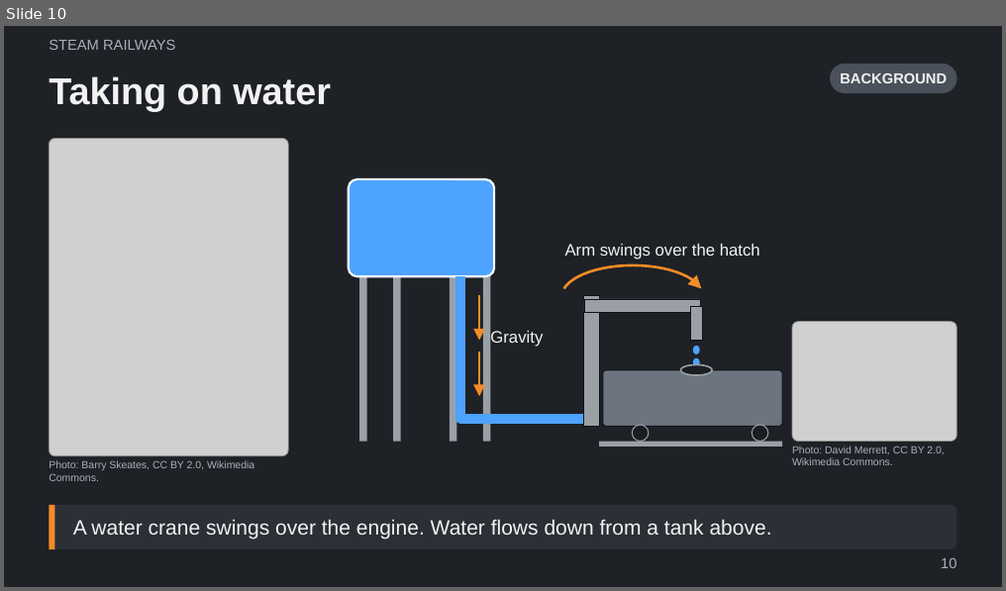
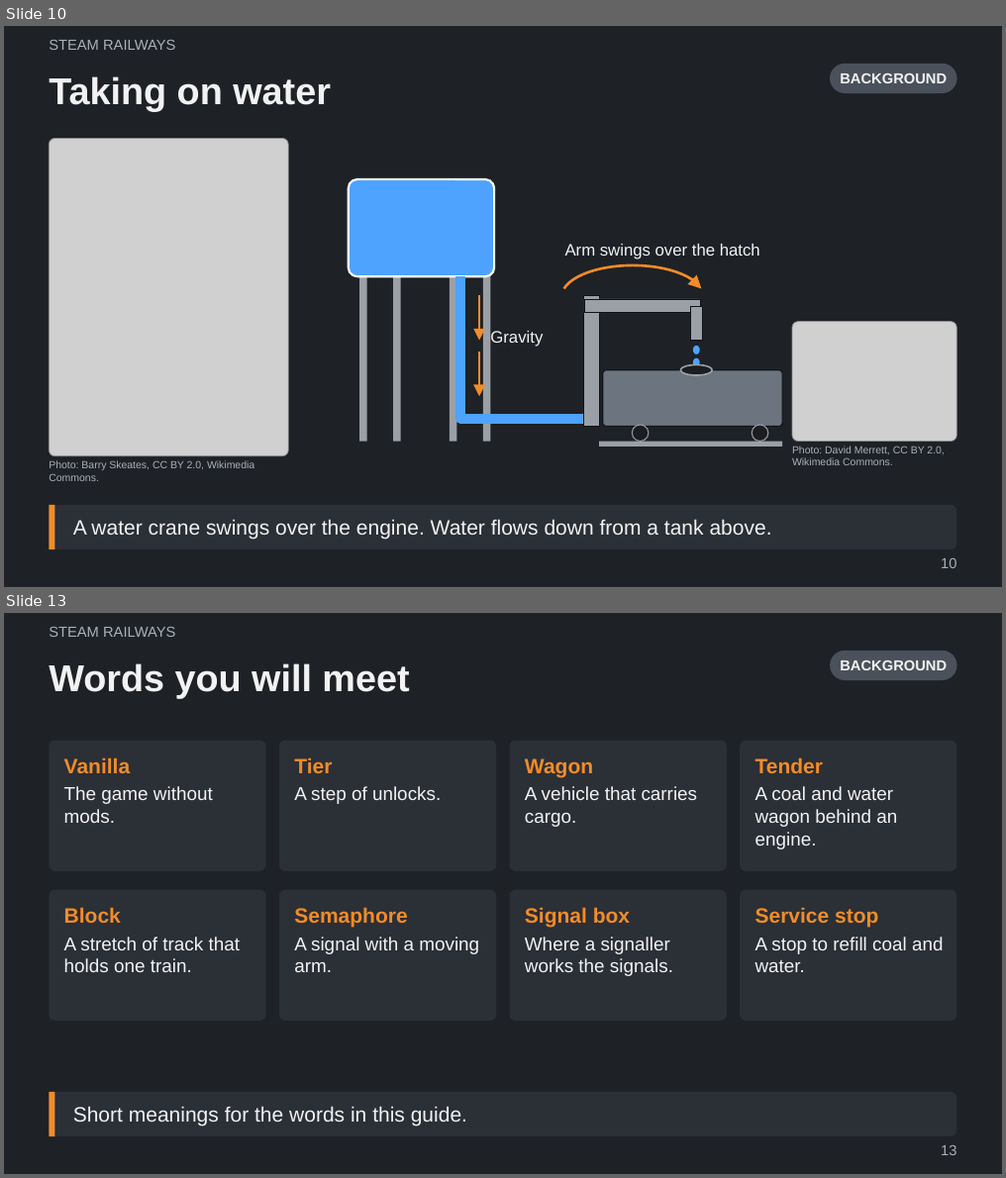
Before and after one commit to Tarenkookoo/Satisfactory---Early-Locomotion, a slide deck: Reporting/Claude Presents/Early_Locomotion_Explained.pptx. Shown one above the other, each under a label of ours: slide 10 before the commit, slides 10 and 13 after it; the slides between them are not shown. The pictures are 1006x591 and 1006x1178 pixels, drawn with LibreOffice and Linux fonts; fonts in the diff are those of the drawing; grey boxes stand for pictures. Boxes give left, top, right and bottom in pixels: in the first picture for what was removed or moved away, otherwise in the second. Text is boxed around its words. In the diff, an @@ line names an element or a change of style, - is before the commit and + after.

```diff
--- a/Reporting/Claude Presents/Early_Locomotion_Explained.pptx
+++ b/Reporting/Claude Presents/Early_Locomotion_Explained.pptx
@@ slide 13 added at (4,613,1002,1174), background #1E2126 @@
@@ text added at (49,627,175,637), 14 pt, text #A9B0B8 @@
+STEAM RAILWAYS
@@ title added at (49,663,409,698), 36 pt, text #F2F2F2, bold @@
+Words you will meet
@@ rounded rectangle added at (830,651,957,680), fill #4A515B, 14 pt, text #F2F2F2, bold @@
+BACKGROUND
@@ group added at (49,741,957,1021): 8 rounded rectangles @@
+Vanilla
+The game without mods.
+Tier
+A step of unlocks.
+Wagon
+A vehicle that carries cargo.
+Tender
+A coal and water wagon behind an engine.
+Block
+A stretch of track that holds one train.
+Semaphore
+A signal with a moving arm.
+Signal box
+Where a signaller works the signals.
+Service stop
+A stop to refill coal and water.
@@ rounded rectangle added at (49,1092,957,1137), fill #2B2F36, 20 pt, text #F2F2F2 @@
+Short meanings for the words in this guide.
@@ rectangle added at (49,1092,54,1137), fill #F28C28 @@
@@ page number added at (941,1146,956,1156), 14 pt, text #A9B0B8 @@
+13
```
Also in this commit, not shown: 1 slide changed, 9 other slides added, 4 other files.
